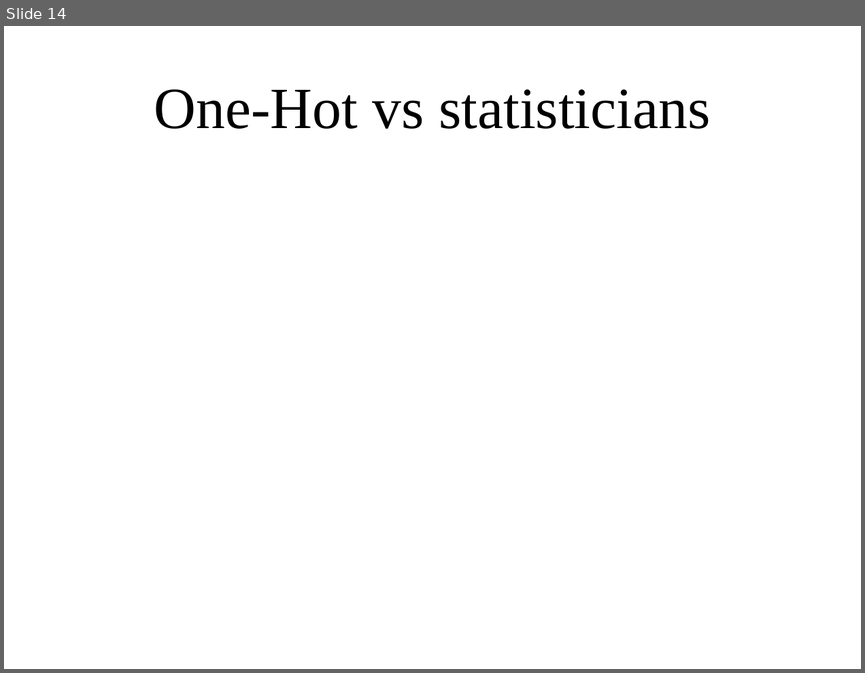
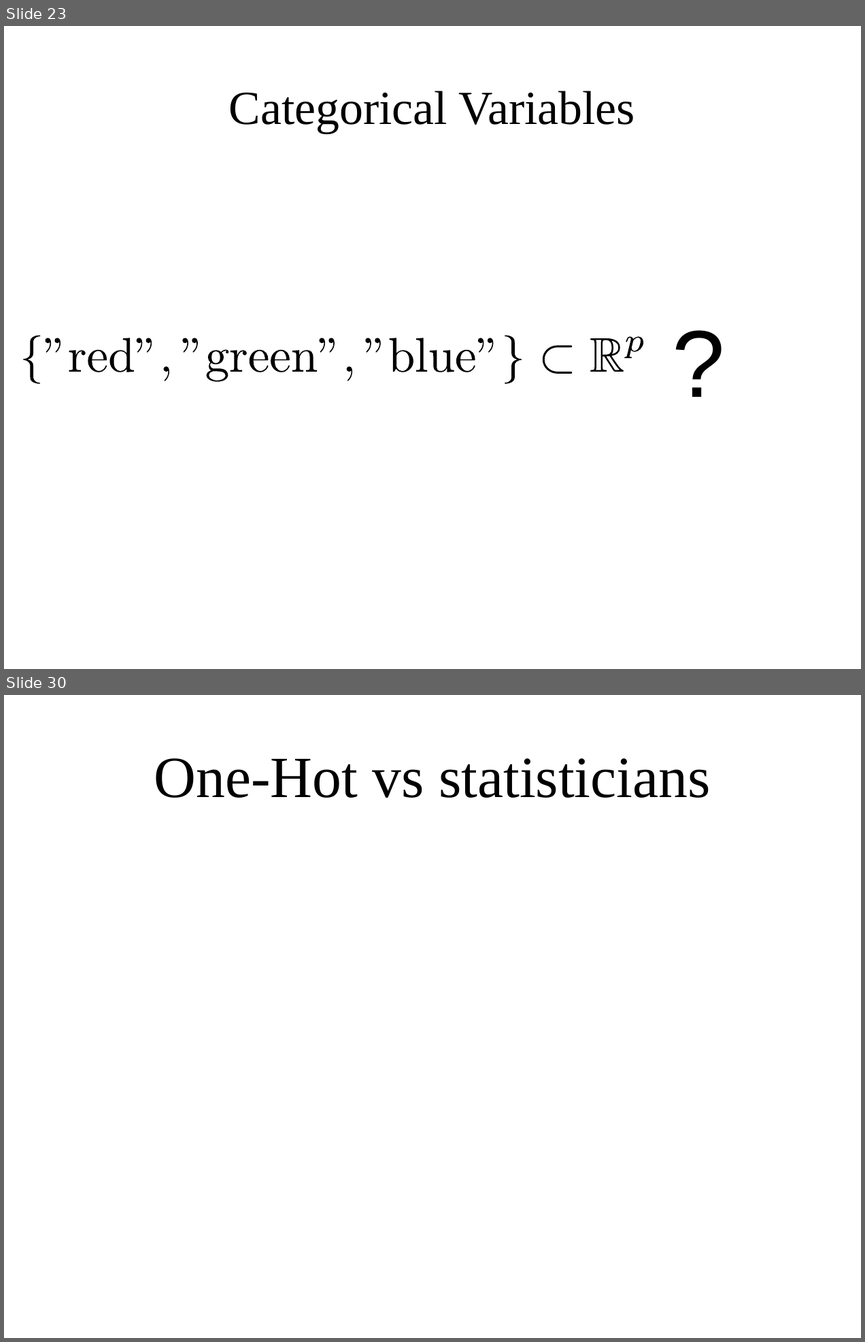
Before and after one commit to amueller/applied_ml_spring_2017, a slide deck: slides/aml-07-020817.odp. Shown one above the other, each under a label of ours: slide 14 before the commit, slides 23 and 30 after it; the slides between them are not shown. The pictures are 865x673 and 865x1342 pixels, drawn with LibreOffice and Linux fonts; fonts in the diff are those of the drawing. Boxes give left, top, right and bottom in pixels: in the first picture for what was removed or moved away, otherwise in the second. Text is boxed around its words. In the diff, an @@ line names an element or a change of style, - is before the commit and + after.

```diff
--- a/slides/aml-07-020817.odp
+++ b/slides/aml-07-020817.odp
@@ slide 23 added at <box>4,26,861,669</box>, background #FFFFFF @@
@@ title added at <box>229,91,635,133</box>, 44 pt, text #000000 @@
+Categorical Variables
@@ text added at <box>665,298,781,412</box>, 88 pt, text #000000 @@
+?
@@ group added at <box>24,335,644,384</box>: 25 freeform shapes @@
@@ what was slide 14 is now slide 30 @@
```
Also in this commit, not shown: 1 slide changed, 22 other slides added, 5 slides removed, 1 other file.
